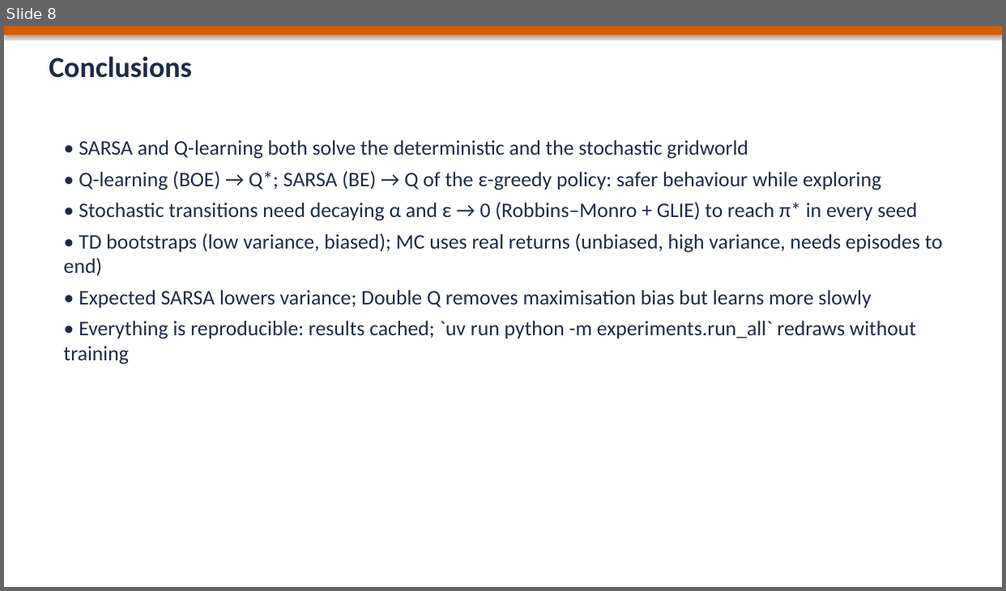
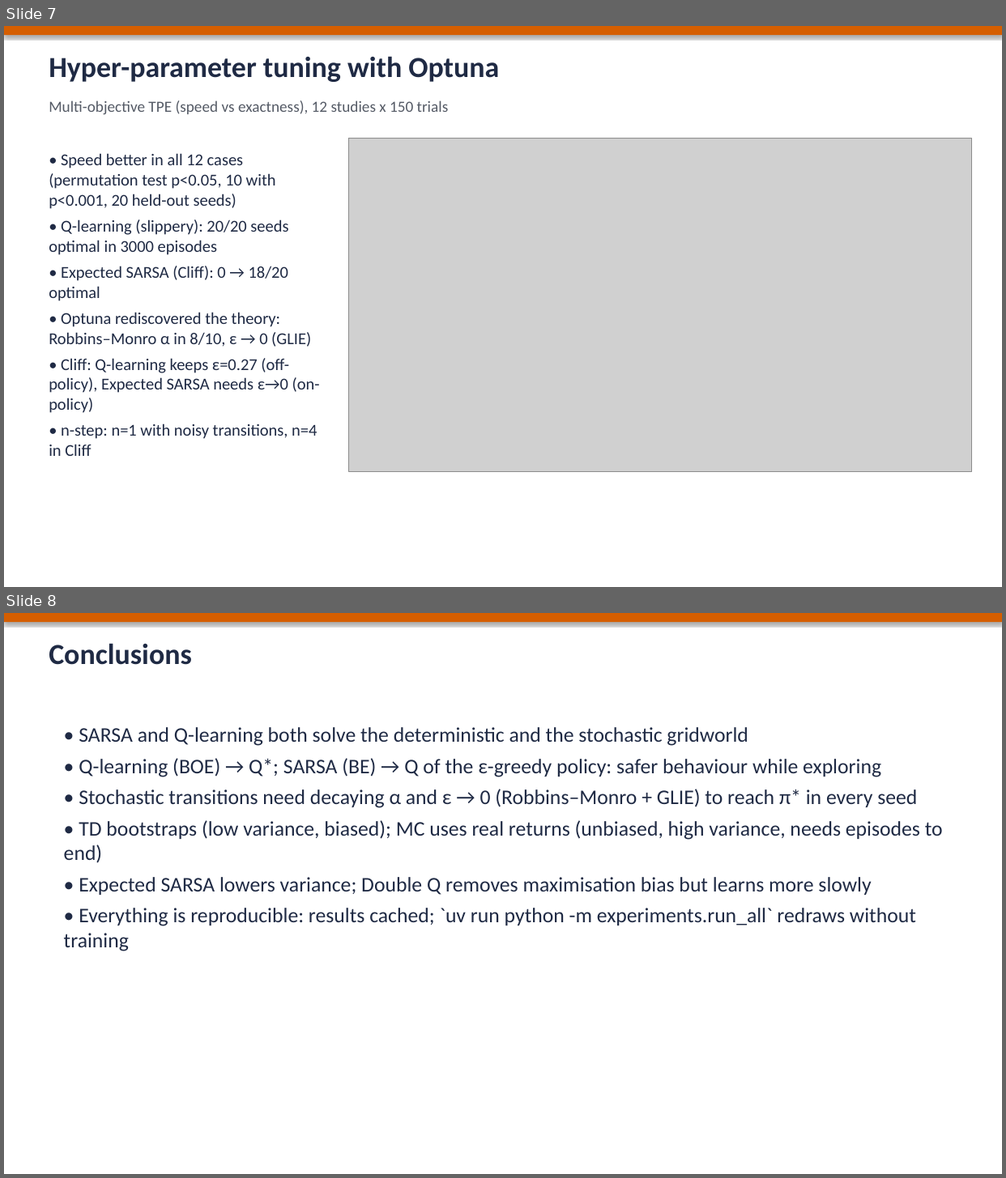
Before and after one commit to ElTiToRuiz/assignment-1, a slide deck: docs/presentation.pptx. Shown one above the other, each under a label of ours: slide 8 before the commit, slides 7 and 8 after it. The pictures are 1006x591 and 1006x1178 pixels, drawn with LibreOffice and Linux fonts; fonts in the diff are those of the drawing; grey boxes stand for pictures. Boxes give left, top, right and bottom in pixels: in the first picture for what was removed or moved away, otherwise in the second. Text is boxed around its words. In the diff, an @@ line names an element or a change of style, - is before the commit and + after.

Commit message:
Optuna study results: 12 multi-objective studies x 150 trials (trained on Windows)
- results/optuna/studies.db and the held-out evaluation cache
- exp4 figures and tables: tuned vs default on 20 held-out seeds, Pareto fronts,
  parameter importance
- README, THEORY and slides: findings of the full study

```diff
--- a/docs/presentation.pptx
+++ b/docs/presentation.pptx
@@ slide 7 added at (4, 26, 1002, 587), background #FFFFFF @@
@@ rectangle added at (4, 26, 1002, 35), fill #D55E00 @@
@@ text added at (49, 56, 499, 82), 28 pt, text #1F2A44, bold @@
+Hyper-parameter tuning with Optuna
@@ text added at (49, 101, 449, 115), 15 pt, text #555B66 @@
+Multi-objective TPE (speed vs exactness), 12 studies x 150 trials
@@ picture added at (348, 139, 972, 472) @@
@@ text added at (49, 153, 320, 456), 16 pt, text #1F2A44 @@
+• Speed better in all 12 cases (permutation test p<0.05, 10 with p<0.001, 20 held-out seeds)
+• Q-learning (slippery): 20/20 seeds optimal in 3000 episodes
+• Expected SARSA (Cliff): 0 → 18/20 optimal
+• Optuna rediscovered the theory: Robbins–Monro α in 8/10, ε → 0 (GLIE)
+• Cliff: Q-learning keeps ε=0.27 (off-policy), Expected SARSA needs ε→0 (on-policy)
+• n-step: n=1 with noisy transitions, n=4 in Cliff
```
Also in this commit, not shown: 1 other slide added, 1 slide removed, 59 other files.
